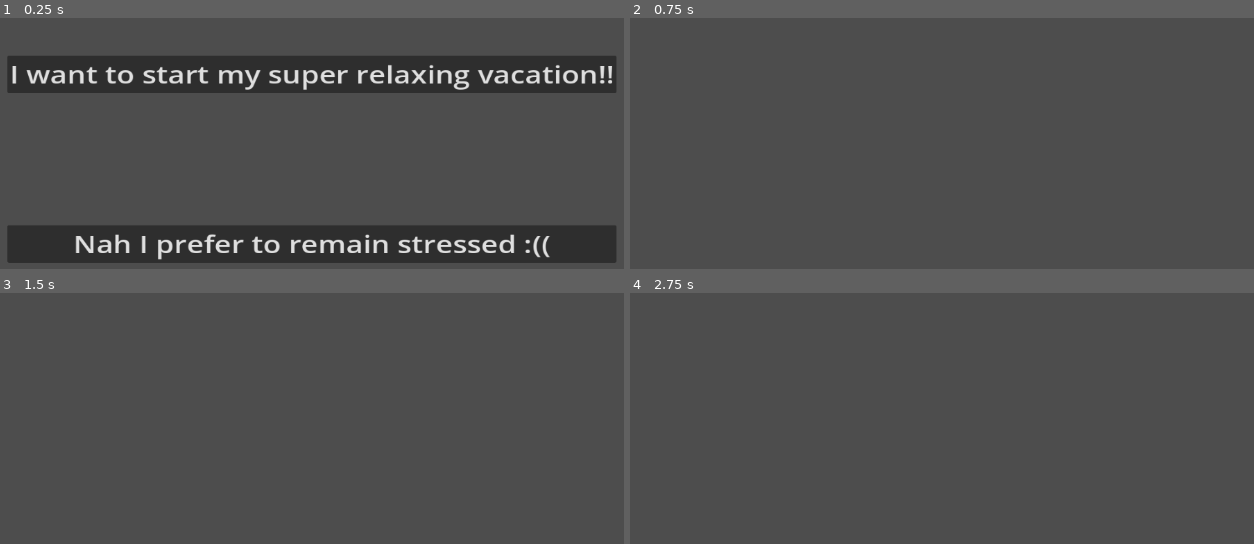
Above: before the commit, frames 1-4 (two rows, left to right).
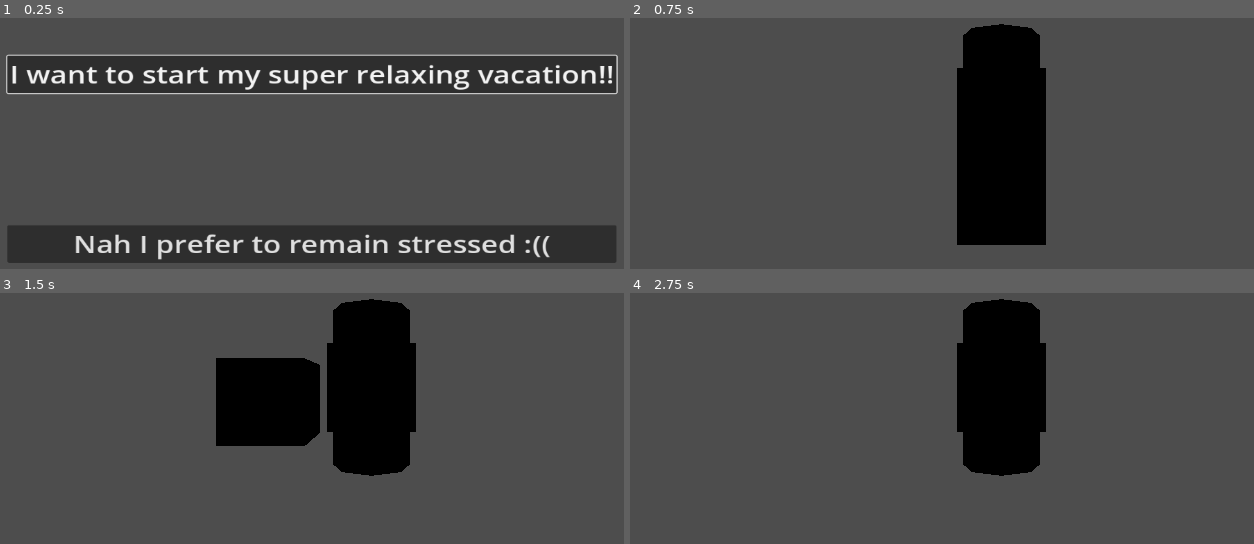
Above: after the commit, the same moments.

Repository: ChickenStorm/epic_game_jam_2023
Game: Godot game, scene res://menu/MainMenu.tscn
Two runs of this game, one before a commit and one after it. Both use one fixed random seed, a clock stepped at 60 frames per second and the inputs below. The project has no main scene, so this scene is started directly.
Inputs:
- Up to frame 1 (0.25 s): no input
- Up to frame 2 (0.75 s): click "I want to start my super rela…" at 0.5 s
- Up to frame 3 (1.5 s): tap Enter at 1.25 s; hold D (move_right) from 1.28 s (still down)
- Up to frame 4 (2.75 s): tap Space (jump) at 1.52, 2, 2.27 s; release D (move_right) at 2.03 s; hold A (move_left) from 2.03 s (still down)

The runs differ from the first frame. In frame 1, 1.6% of the frame differs, in the area x 0-100%, y 14-31%; in frame 2, 12%; in frame 3, 15%, in the area x 34-67%, y 2-73%; in frame 4, 9.1%.

Commit message:
wip

Diff:
--- a/menu/MainMenu.gd
+++ b/menu/MainMenu.gd
@@ -3,7 +3,7 @@
 
 # Called when the node enters the scene tree for the first time.
 func _ready():
-	pass # Replace with function body.
+	$VBoxContainer/Start.grab_focus()
 
 
 # Called every frame. 'delta' is the elapsed time since the previous frame.
@@ -12,7 +12,7 @@
 
 
 func _on_start_pressed():
-	get_tree().change_scene_to_file("res://main.tscn")
+	get_tree().change_scene_to_file("res://world/world.tscn")
 
 
 func _on_quit_pressed():
--- a/world/player/player.tscn
+++ b/world/player/player.tscn
@@ -16,6 +16,8 @@
 shape = SubResource("BoxShape3D_6bfs0")
 
 [node name="CSGBox3D" type="CSGBox3D" parent="CollisionShape3D"]
+
+[node name="CSGCylinder3D" type="CSGCylinder3D" parent="CollisionShape3D"]
 
 [node name="Camera3D" type="Camera3D" parent="."]
 transform = Transform3D(1, 0, 0, 0, 1, 0, 0, 0, 1, 0, 0, 3.81113)
